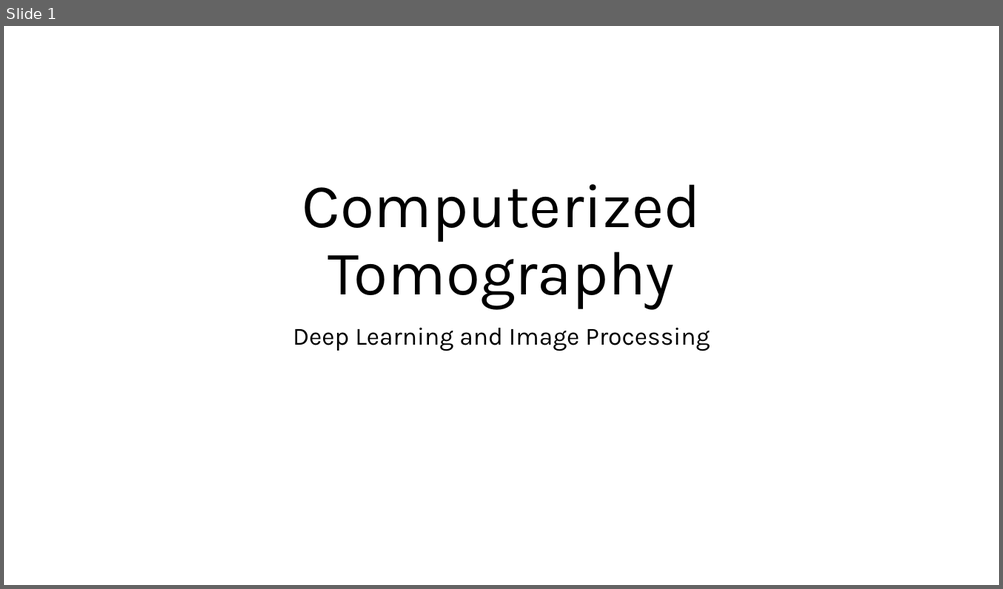
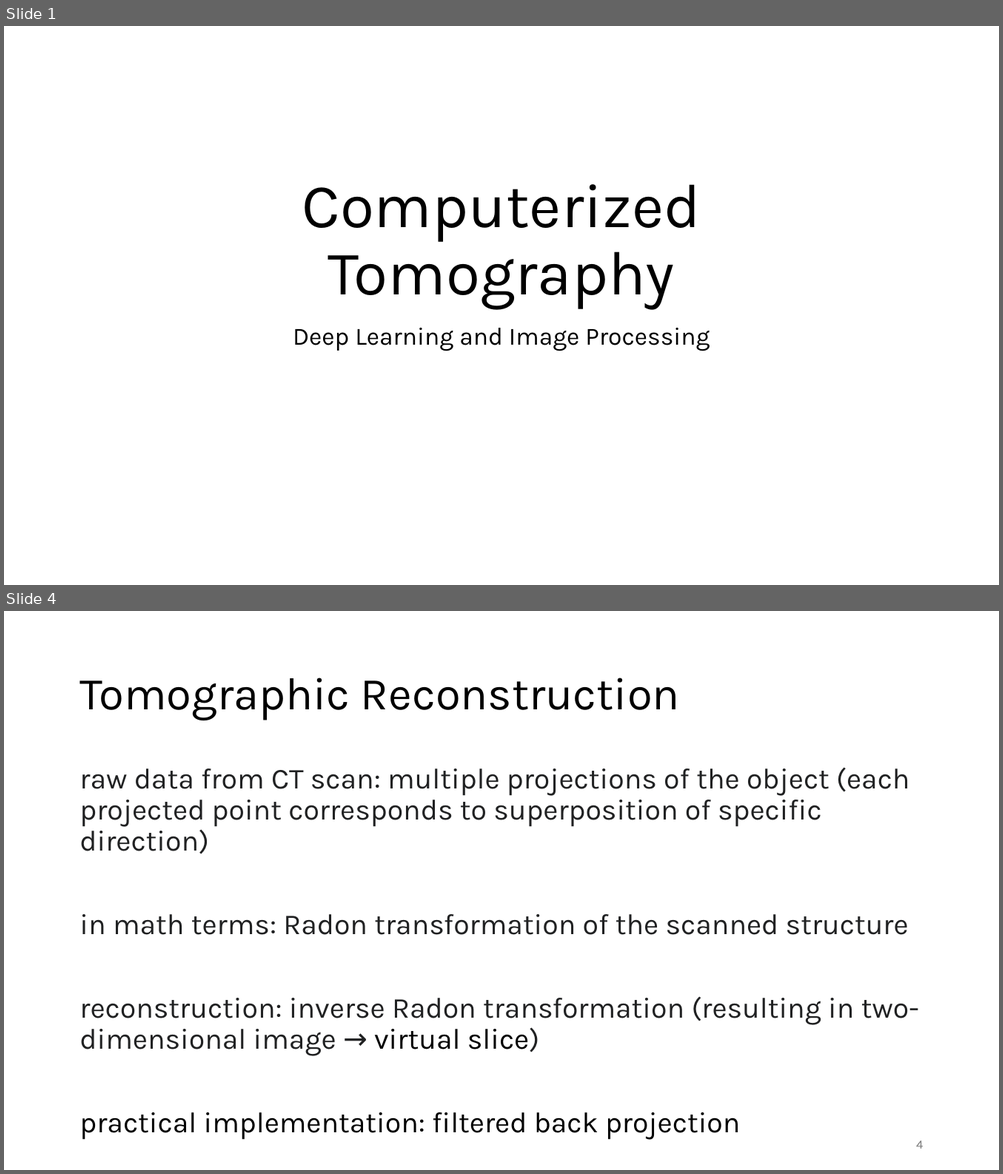
Before and after one commit to FelixWick/DL_images, a slide deck: slides/CT.pptx. Shown one above the other, each under a label of ours: slide 1 before the commit, slides 1 and 4 after it; the slides between them are not shown. The pictures are 1003x589 and 1003x1174 pixels, drawn with LibreOffice and Linux fonts; fonts in the diff are those of the drawing. Boxes give left, top, right and bottom in pixels: in the first picture for what was removed or moved away, otherwise in the second. Text is boxed around its words. In the diff, an @@ line names an element or a change of style, - is before the commit and + after.

```diff
--- a/slides/CT.pptx
+++ b/slides/CT.pptx
@@ slide 4 added at (x1=4, y1=611, x2=999, y2=1170), background #FFFFFF @@
@@ title added at (x1=79, y1=678, x2=680, y2=721), 44 pt, text #000000 @@
+Tomographic Reconstruction
@@ text added at (x1=79, y1=767, x2=919, y2=1140), 28 pt, text #202122 @@
+raw data from CT scan: multiple projections of the object (each projected point corresponds to superposition of specific direction)
+in math terms: Radon transformation of the scanned structure
+reconstruction: inverse Radon transformation (resulting in two-dimensional image → virtual slice)
+practical implementation: filtered back projection
@@ page number added at (x1=916, y1=1141, x2=922, y2=1149), 12 pt, text #797979 @@
+4
```
Also in this commit, not shown: 5 slides changed, 1 other slide added.
